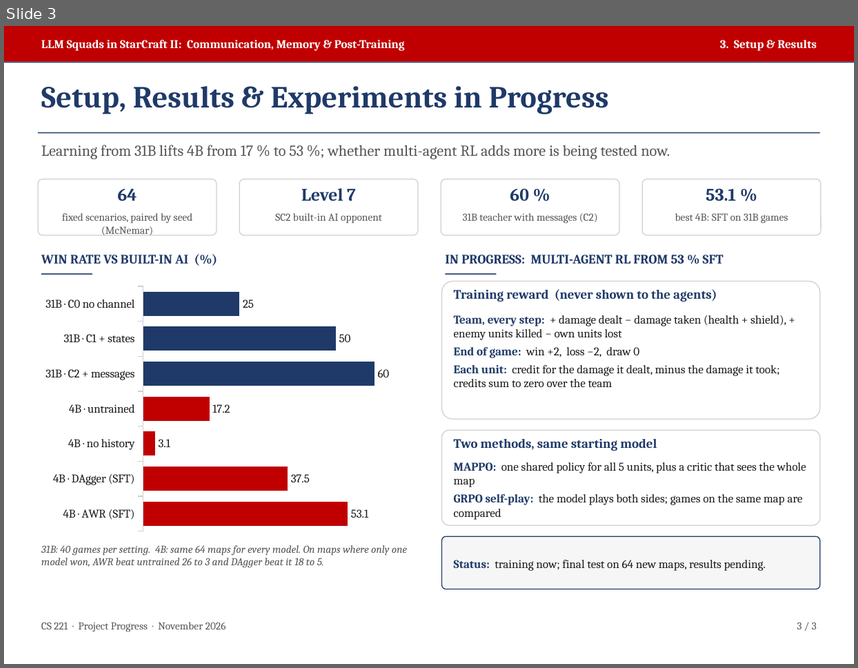
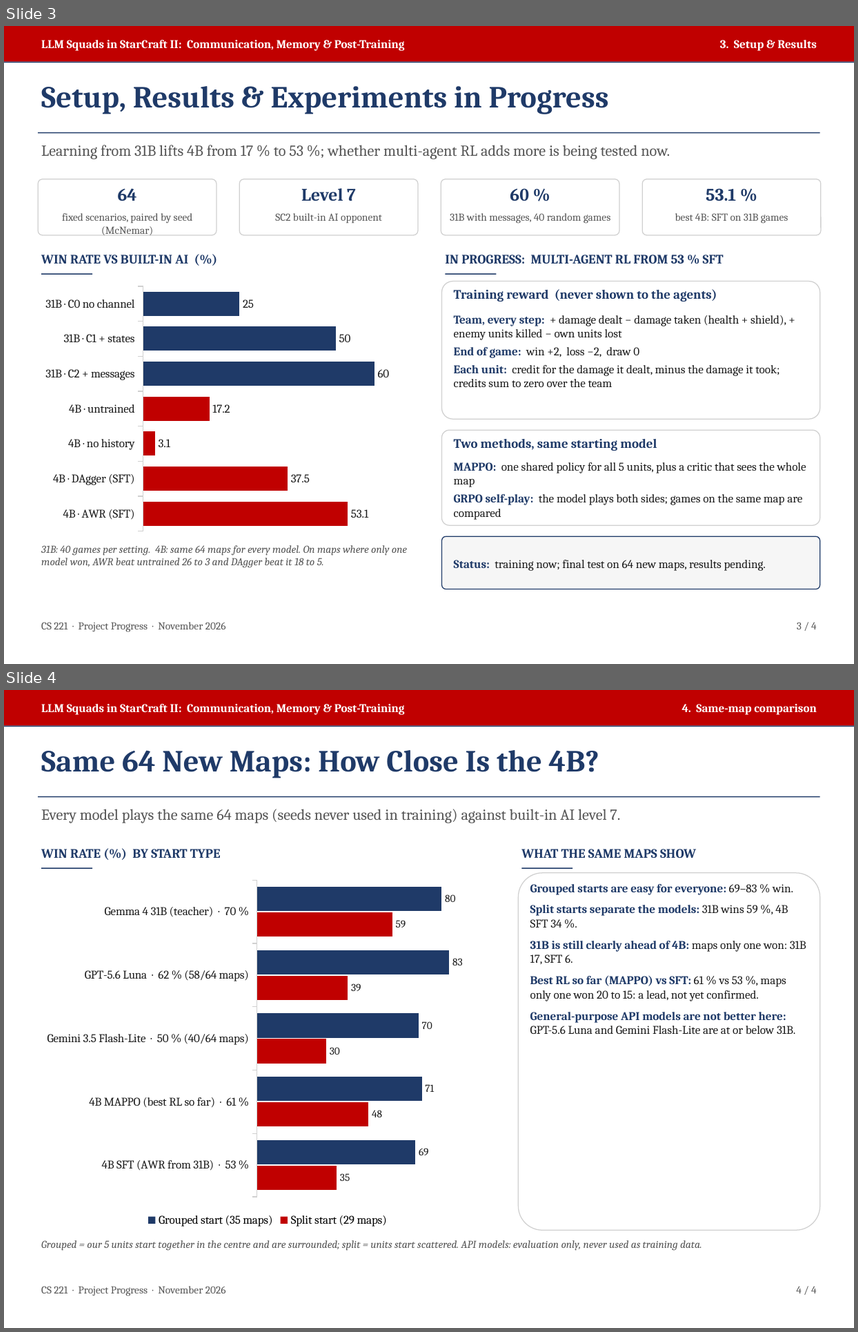
Before and after one commit to para2046/cs221-llm-squads, a slide deck: report/cs221_progress_slides.pptx. Shown one above the other, each under a label of ours: slide 3 before the commit, slides 3 and 4 after it. The pictures are 858x668 and 858x1332 pixels, drawn with LibreOffice and Linux fonts; fonts in the diff are those of the drawing. Boxes give left, top, right and bottom in pixels: in the first picture for what was removed or moved away, otherwise in the second. Text is boxed around its words. In the diff, an @@ line names an element or a change of style, - is before the commit and + after.

```diff
--- a/report/cs221_progress_slides.pptx
+++ b/report/cs221_progress_slides.pptx
@@ slide 4 added at bbox=[4, 690, 854, 1328], background #FFFFFF @@
@@ rectangle added at bbox=[4, 690, 854, 726], fill #C00000 @@
@@ text added at bbox=[41, 704, 405, 715], 10 pt, text #FFFFFF, bold @@
+LLM Squads in StarCraft II: Communication, Memory & Post-Training
@@ text added at bbox=[682, 704, 816, 715], 10 pt, text #FFFFFF, bold @@
+4. Same-map comparison
@@ rectangle added at bbox=[4, 726, 854, 727], fill #1F3A68 @@
@@ text added at bbox=[41, 750, 599, 778], 26 pt, text #1F3A68, bold @@
+Same 64 New Maps: How Close Is the 4B?
@@ rectangle added at bbox=[38, 796, 820, 797], fill #1F3A68 @@
@@ text added at bbox=[41, 809, 620, 823], 13 pt, text #555555 @@
+Every model plays the same 64 maps (seeds never used in training) against built-in AI level 7.
@@ text added at bbox=[41, 849, 221, 858], 11 pt, text #1F3A68, bold @@
+WIN RATE (%) BY START TYPE
@@ text added at bbox=[522, 849, 696, 858], 11 pt, text #1F3A68, bold @@
+WHAT THE SAME MAPS SHOW
@@ bar chart added at bbox=[38, 873, 497, 1230] @@
+categories: 4B SFT (AWR from 31B)  ·  53 %, 4B MAPPO (best RL so far)  ·  61 %, Gemini 3.5 Flash-Lite  ·  50 % (40/64 maps), GPT-5.6 Luna  ·  62 % (58/64 maps), Gemma 4 31B (teacher)  ·  70 %
+Split start (29 maps): 34, 48, 30, 39, 59
+Grouped start (35 maps): 69, 71, 70, 83, 80
@@ rectangle added at bbox=[41, 867, 92, 869], fill #1F3A68 @@
@@ rounded rectangle added at bbox=[518, 873, 820, 1230], fill #FFFFFF, outline #D0D0D0 0.75 pt @@
@@ rectangle added at bbox=[522, 867, 573, 869], fill #1F3A68 @@
@@ text added at bbox=[530, 905, 806, 1034], 10 pt, text #1A1A1A @@
+Grouped starts are easy for everyone: 69–83 % win.
+Split starts separate the models: 31B wins 59 %, 4B SFT 34 %.
+31B is still clearly ahead of 4B: maps only one won: 31B 17, SFT 6.
+Best RL so far (MAPPO) vs SFT: 61 % vs 53 %, maps only one won 20 to 15: a lead, not yet confirmed.
+General-purpose API models are not better here: GPT-5.6 Luna and Gemini Flash-Lite are at or below 31B.
@@ text added at bbox=[41, 1240, 702, 1250], 9 pt, text #555555, italic @@
+Grouped = our 5 units start together in the centre and are surrounded; split = units start scattered. API models: evaluation only, never used as training data.
@@ text added at bbox=[41, 1285, 226, 1296], 9 pt, text #555555 @@
+CS 221 · Project Progress · November 2026
@@ text added at bbox=[796, 1285, 817, 1293], 9 pt, text #555555 @@
+4 / 4
@@ slide 3 changed as well @@
@@ text at bbox=[450, 213, 611, 223]: text changed @@
-31B teacher with messages (C2)
+31B with messages, 40 random games
@@ text at bbox=[797, 621, 817, 629]: text changed @@
-3 / 3
+3 / 4
```
Also in this commit, not shown: 2 other slides changed, 10 other files.
